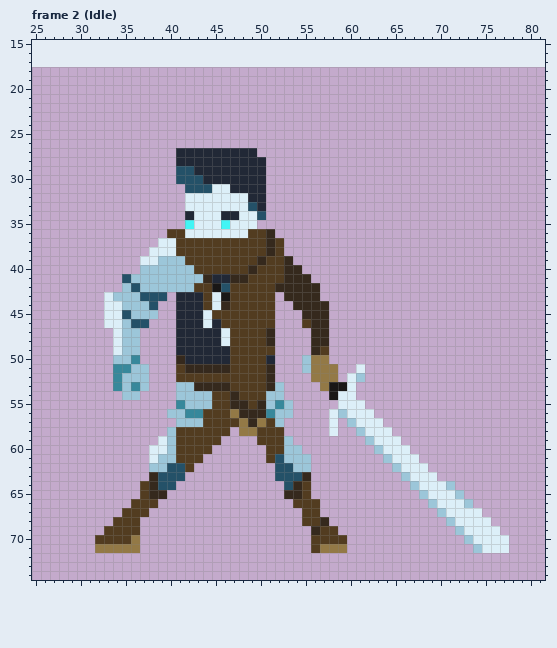
Pixel-art file, stored at Aseprite/Hero makeover.aseprite. Above: the version before the commit.
64x64 pixels, 23 frames. Shown: frame 2 (Idle): x 25..81, y 15..74. The old version is drawn lined up with the new one, on the new canvas. The commit also changed other frames, which this record leaves out.
After the commit:
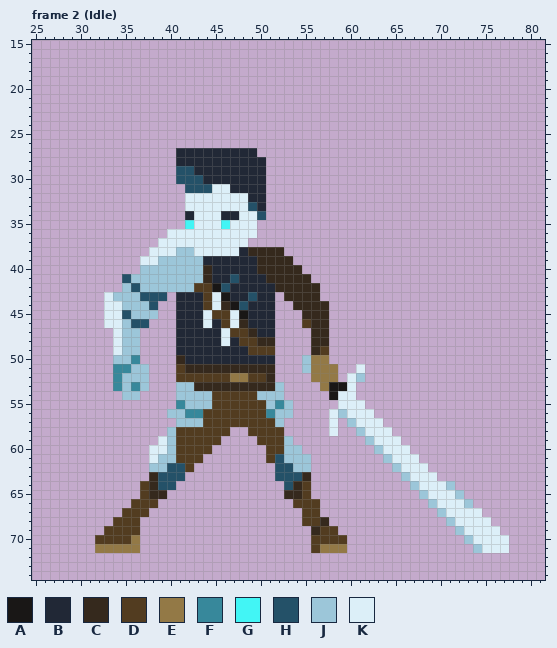
Palette (. is transparent): A #191716  B #212836  C #35291d  D #523c20  E #937946  F #37889b  G #42f5f5  H #245168  J #9cc6d9  K #dceff8
The author wrote: holy shit attack animations are hard
Difference:
canvas 64x64 -> 100x100, the old top-left corner now at 18,18
--- frame 2 (Idle)
@@ x 38..54 @@
 35 ....GKKKGKKK.....
-36 ..DDKKKKKKKDDC...
-37 .KKDDDDDDDDDDCD..
-38 KKKDDDDDDDDDDCD..
-39 KJJJDDDDDDDDCDDC.
-40 JJJJJDDDDDDCDDDCC
-41 JJJJJJCBBCCDDDDCC
-42 JJJJJDDAHDDDDDCCC
-43 HH.BBBDKADDDDD.CC
-44 H..BBBDKCDDDDD..C
-45 J..BBBKDDDDDDD...
-46 ...BBBKBDDDDDD...
-47 ...BBBBBKDDDDC...
-48 ...BBBBBKDDDDC...
-49 ...BBBBBBDDDDD...
-50 ...CBBBBBDDDDB...
-51 ...DCCCCCDDDDC...
-52 ...DDDDDDDDDDC...
-53 ...JJCCCCDDDDCJ..
-54 ...JJJJDDCDDDJJ..
-55 ...FJJJDDCCDCJFJ.
-56 ..JJFFDDDECCCFJJ.
-57 ...JJJDDDDECEDJ..
-58 ..JDDDDDD.EEDDD..
+36 ..KKKKKKKKKK.....
+37 .KKKKKKKKKK......
+38 KKKJJKKKKKBCCCC..
+39 KJJJJJBBBBBBCCCC.
+40 JJJJJJCBBBBBCCCCC
+41 JJJJJJCBBHBBBCCCC
+42 JJJJJDDAHBBBBBCCC
+43 HH.BBBDKABBHBB.CC
+44 H..BBBDKCAHBBB..C
+45 J..BBBKDDKABBB...
+46 ...BBBKBDKCBBB...
+47 ...BBBBBKDDCBB...
+48 ...BBBBBKBDDCC...
+49 ...BBBBBBBBDDD...
+50 ...CBBBBBBBBBB...
+51 ...DCCCCCCCCCC...
+52 ...DDDDDDEEDDC...
+53 ...JJCCCCCCCCCJ..
+54 ...JJJJDDDDDJJJ..
+55 ...FJJJDDDDDDJFJ.
+56 ..JJFFDDDDDDDFJJ.
+57 ...JJJDDDDDDDDJ..
+58 ..JDDDDDD..DDDD..
 59 .KJDDDDD....DDDJ.
Pixel boxes of the changes (left, top, right, bottom) in both pictures:
changed: (167, 229, 284, 436)
